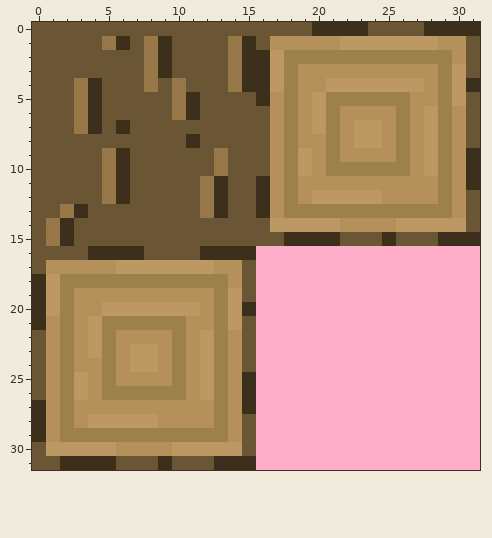
A pixel-art sprite gets an edit: 09_MCopy/OpenGLTutorial1/data/TreeLog.png. Above: the version before the commit.
The file is 32x32 pixels. Colours within 5 levels of each other are drawn and written as one.
The same view after the edit:
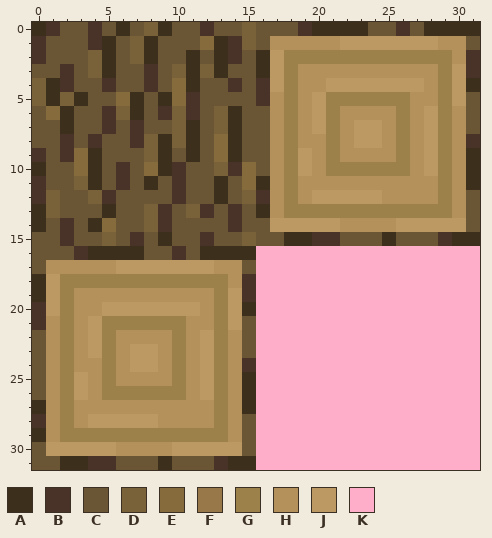
Palette (. is transparent): A #3c2f1c  B #493227  C #6a5534  D #796239  E #866b3d  F #987849  G #9c814a  H #b4905a  J #bc9862  K #ffaec9
Difference:
Colour C gives way to colour A in row 0 at x 0, 6 and 9; in row 1 at x 13; in rows 2 to 3 at x 5, 11 and 13; in row 4 at x 1 and 11; in row 5 at x 1, 7 and 9; in row 6 at x 2, 7 and 14.
Colour C gives way to colour A in row 7 at x 2, 11 and 14; in row 8 at x 9 and 14; in row 9 at x 4, 9, 11 and 14; in row 10 at x 0, 4 and 9; in row 11 at x 4 and 8; in row 13 at x 0 and 5.
Colour C gives way to colour A in row 14 at x 0 and 4; in row 15 at x 9.
Colour F gives way to colour A in row 1 at x 5 and 8; in row 2 at x 8; in row 5 at x 3.
Colour A gives way to colour B in row 4 at x 16; in row 5 at x 11 and 16; in row 6 at x 11; in rows 10 to 11 at x 6; in row 12 at x 16; in row 14 at x 2.
Colour A gives way to colour B in row 15 at x 2, 20 to 21 and 29; in rows 20 to 21 at x 0; in row 28 at x 0; in row 31 at x 4 to 5 and 13.
Colour C gives way to colour B in row 0 at x 1, 4, 12, 19 and 26; in row 1 at x 0 and 4; in row 2 at x 0 and 31; in row 3 at x 2 and 31; in row 4 at x 2 and 5; in row 6 at x 5 and 9.
Colour C gives way to colour B in row 7 at x 5 and 7; in row 8 at x 2, 4, 7 and 31; in row 9 at x 0 and 2; in row 10 at x 10 and 14; in rows 11 to 12 at x 0 and 10; in rows 13 to 14 at x 9 and 14.
Colour C gives way to colour B in row 15 at x 7 and 12; in row 16 at x 3 and 10; in rows 18 to 19 at x 15; in row 24 at x 15.
Colour F gives way to colour B in rows 1 to 2 at x 14; in row 3 at x 8; in row 4 at x 8 and 14; in row 12 at x 5; in row 13 at x 12.
Colour A gives way to colour C in row 1 at x 6 and 9; in rows 2 to 3 at x 9 and 15; in row 4 at x 4 and 15; in rows 5 to 6 at x 4; in row 7 at x 4 and 6; in row 9 at x 6.
Colour A gives way to colour C in row 12 at x 6; in row 13 at x 3 and 13.
Colour F gives way to colour C in row 3 at x 14; in row 4 at x 3; in rows 6 to 7 at x 3; in rows 9 to 10 at x 5; in row 11 at x 5 and 12; in row 12 at x 12.
Colour F gives way to colour C in row 13 at x 2; in rows 14 to 15 at x 1.
Colour A gives way to colour D in row 1 at x 15.
Colour C gives way to colour D in row 0 at x 8 and 15; in row 1 at x 7; in row 2 at x 4 and 7; in row 3 at x 4, 10 and 12; in row 4 at x 0; in row 5 at x 0 and 2.
Colour C gives way to colour D in row 6 at x 6 and 13; in row 7 at x 10 and 13; in row 8 at x 8 and 10; in row 9 at x 8; in row 11 at x 3; in row 12 at x 1, 4 and 15.
Colour C gives way to colour D in row 13 at x 1, 8 and 11; in row 14 at x 8; in row 15 at x 5 and 15.
Colour F gives way to colour D in row 6 at x 10; in row 10 at x 13.
Colour C gives way to colour E in row 1 at x 12; in row 5 at x 6; in row 6 at x 1; in row 8 at x 13; in row 9 at x 3; in row 10 at x 3, 8 and 15.
Colour C gives way to colour E in row 11 at x 15; in row 14 at x 5.
Colour F gives way to colour E in rows 4 to 5 at x 10; in row 9 at x 13.
Where, in picture pixels (left, top, right, bottom), the same in both pictures:
changed: (32, 22, 340, 330)
changed: (396, 22, 410, 36)
changed: (466, 50, 480, 148)
changed: (438, 232, 452, 246)
changed: (242, 358, 256, 372)
changed: (32, 414, 116, 470)
changed: (214, 456, 228, 470)
